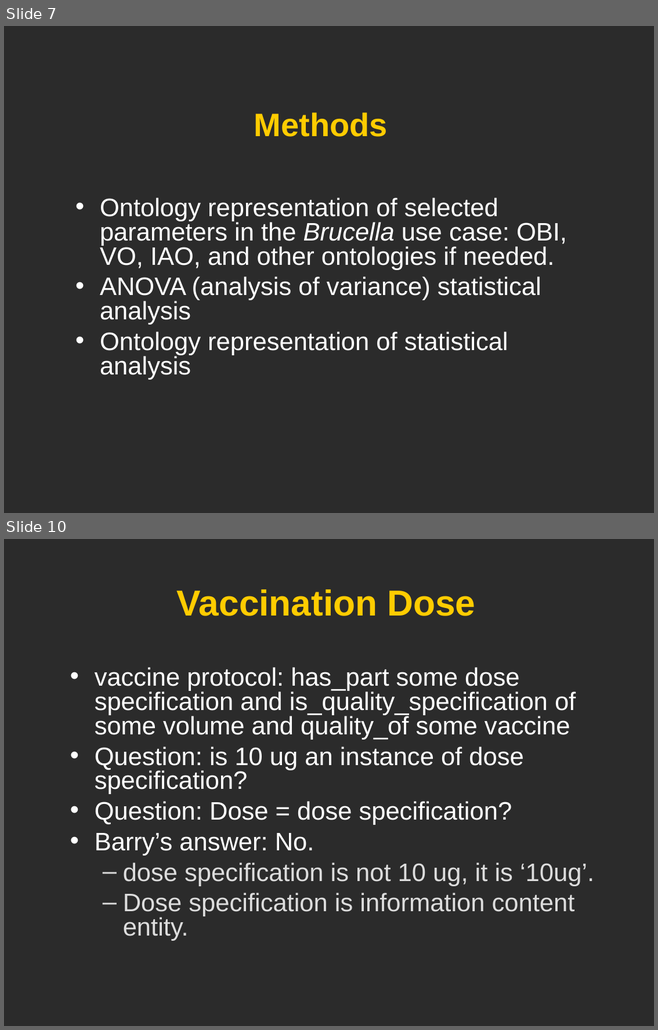
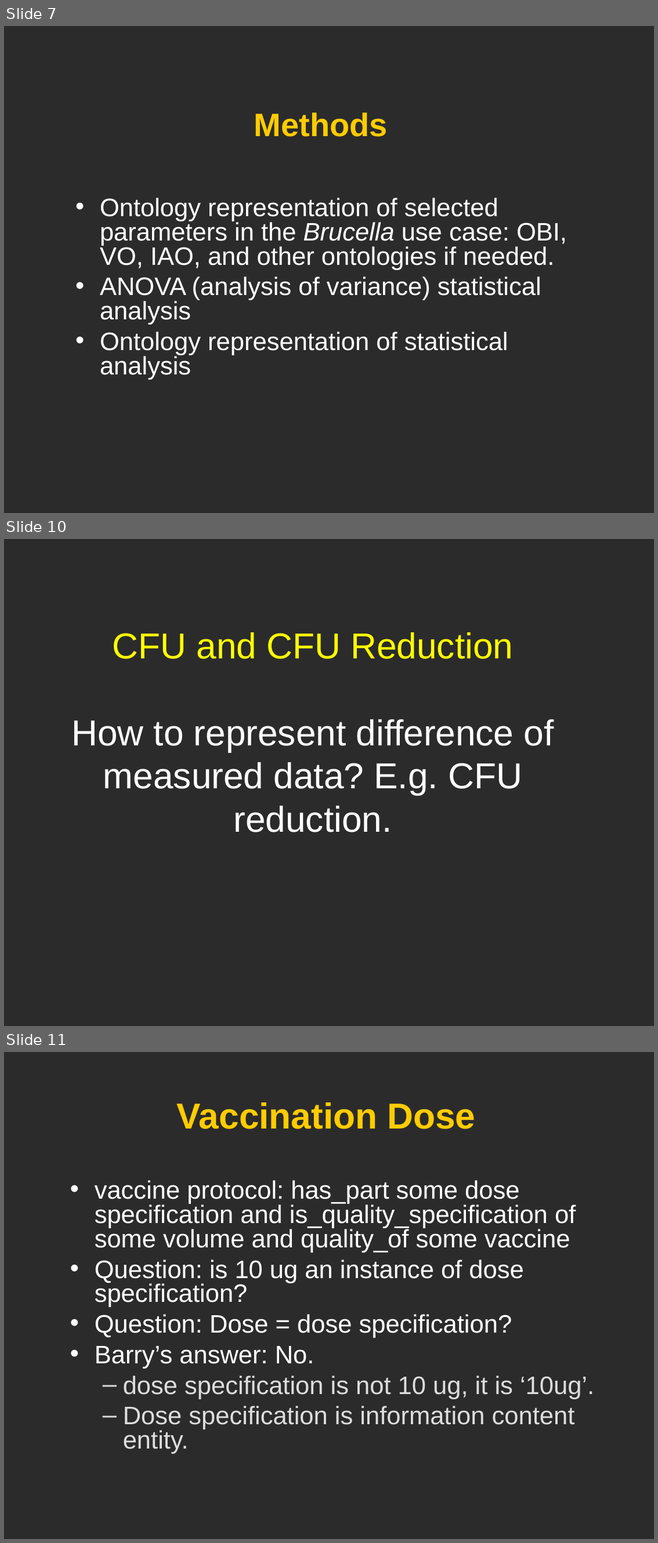
Before and after one commit to obi-ontology/obi-legacy-svn, a slide deck: trunk/docs/developer/use cases/Vaccine_usercase_Vancouver2010.ppt. Shown one above the other, each under a label of ours: slides 7 and 10 before the commit, slides 7, 10 and 11 after it; the slides between them are not shown. The pictures are 658x1030 and 658x1543 pixels, drawn with LibreOffice and Linux fonts; fonts in the diff are those of the drawing; background and template pictures are left out; a plain dark background stands for a picture behind light text. Boxes give left, top, right and bottom in pixels: in the first picture for what was removed or moved away, otherwise in the second. Text is boxed around its words. In the diff, an @@ line names an element or a change of style, - is before the commit and + after.

```diff
--- a/trunk/docs/developer/use cases/Vaccine_usercase_Vancouver2010.ppt
+++ b/trunk/docs/developer/use cases/Vaccine_usercase_Vancouver2010.ppt
@@ slide 10 added at (x1=4, y1=539, x2=654, y2=1026), background picture (left out) @@
@@ title added at (x1=71, y1=632, x2=554, y2=832), 40 pt, text #FFFFFF @@
+CFU and CFU Reduction
+How to represent difference of measured data? E.g. CFU reduction.
@@ what was slide 10 is now slide 11 @@
```
Also in this commit, not shown: 3 slides changed, 1 other slide added.
